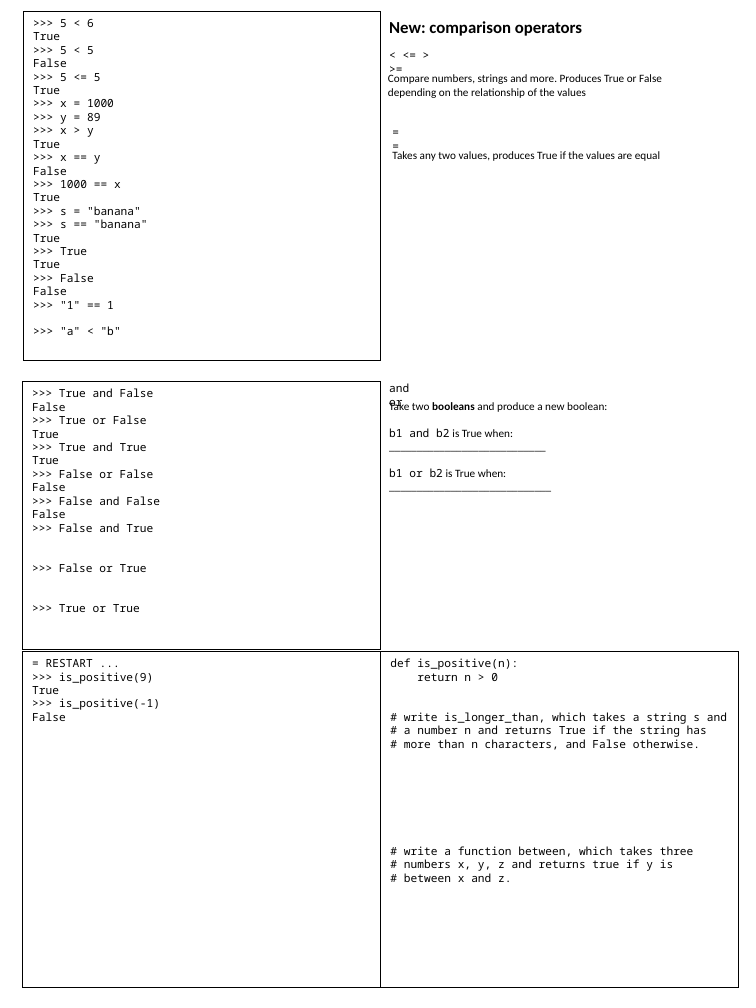
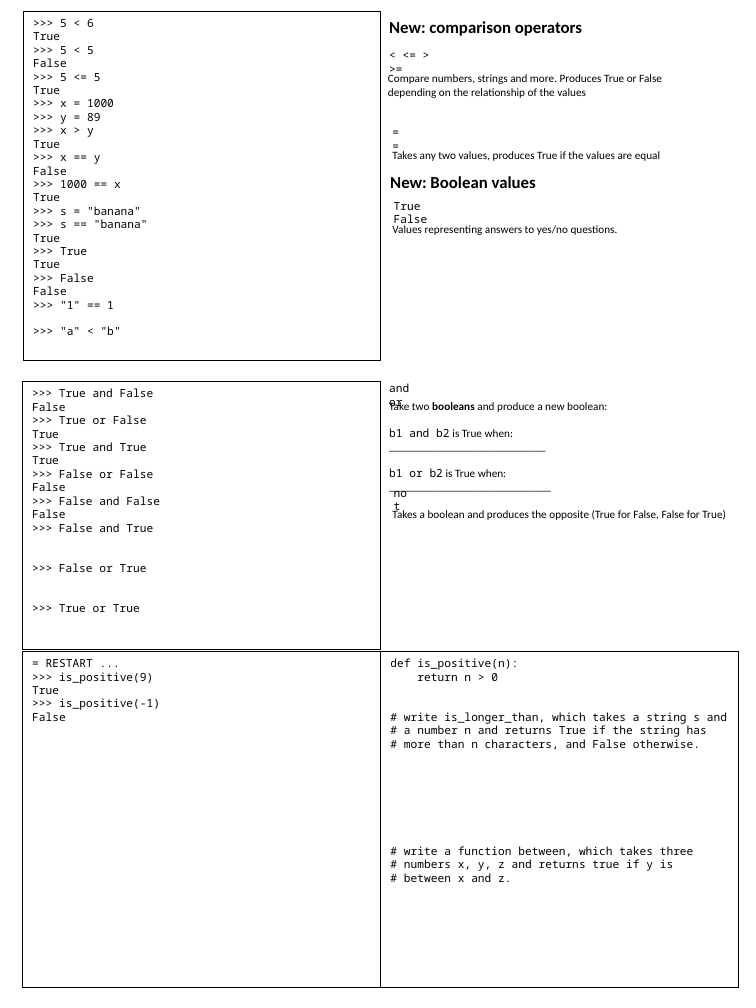
Before and after one commit to catherinefxia/ucsd-cse8a-w20.github.io, a slide deck: slide 1 of lectures/CSE8AW20-01-14-Lec3-Booleans-If/CSE8AW20-01-09-Lec3-Booleans-If-handout.pptx. Drawn at 756x1008 pixels with LibreOffice and Linux fonts; fonts in the diff are those of the drawing. Boxes give left, top, right and bottom in pixels: in the first picture for what was removed or moved away, otherwise in the second. Text is boxed around its words. In the diff, an @@ line names an element or a change of style, - is before the commit and + after.

```diff
--- a/lectures/CSE8AW20-01-14-Lec3-Booleans-If/CSE8AW20-01-09-Lec3-Booleans-If-handout.pptx
+++ b/lectures/CSE8AW20-01-14-Lec3-Booleans-If/CSE8AW20-01-09-Lec3-Booleans-If-handout.pptx
@@ text added at box(390, 176, 536, 188), 12 pt, text #000000, bold @@
+New: Boolean values
@@ text added at box(394, 202, 428, 227), 8 pt, text #000000 @@
+True False
@@ text added at box(392, 225, 618, 235), 8 pt, text #000000 @@
+Values representing answers to yes/no questions.
@@ text added at box(384, 481, 423, 505), 8 pt, text #000000 @@
+not
@@ text added at box(392, 509, 726, 520), 8 pt, text #000000 @@
+Takes a boolean and produces the opposite (True for False, False for True)
```
Also in this commit, not shown: 1 other slide changed, 2 other files.
